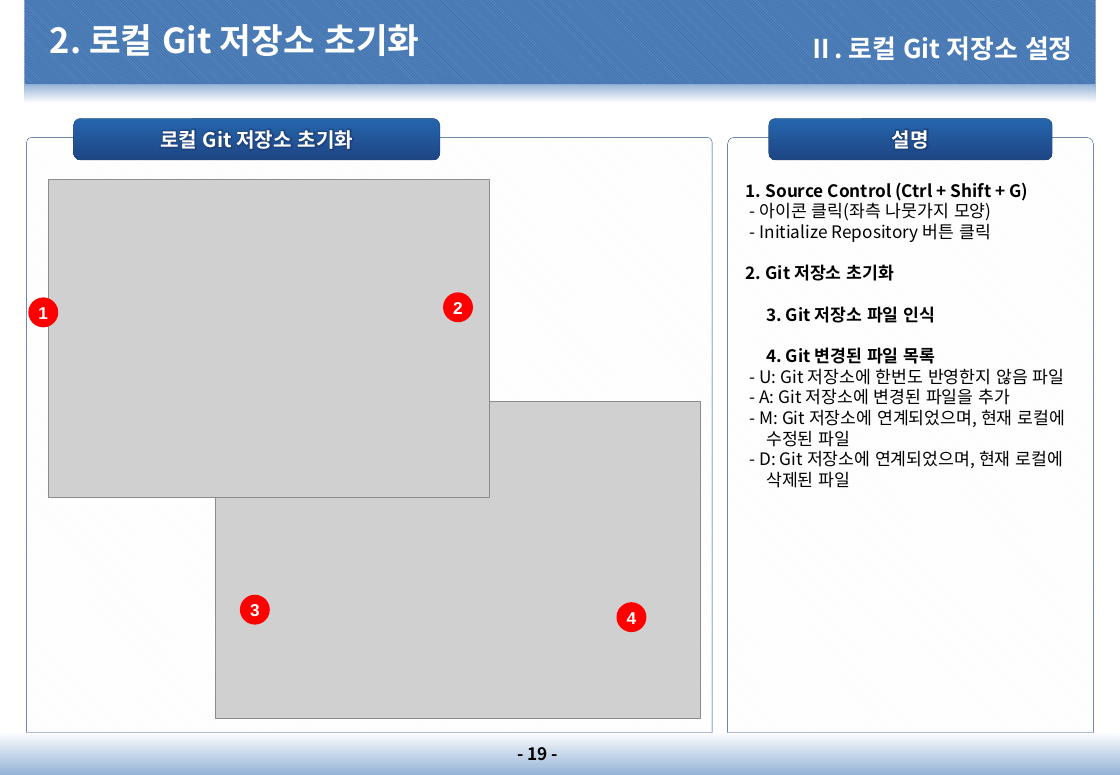
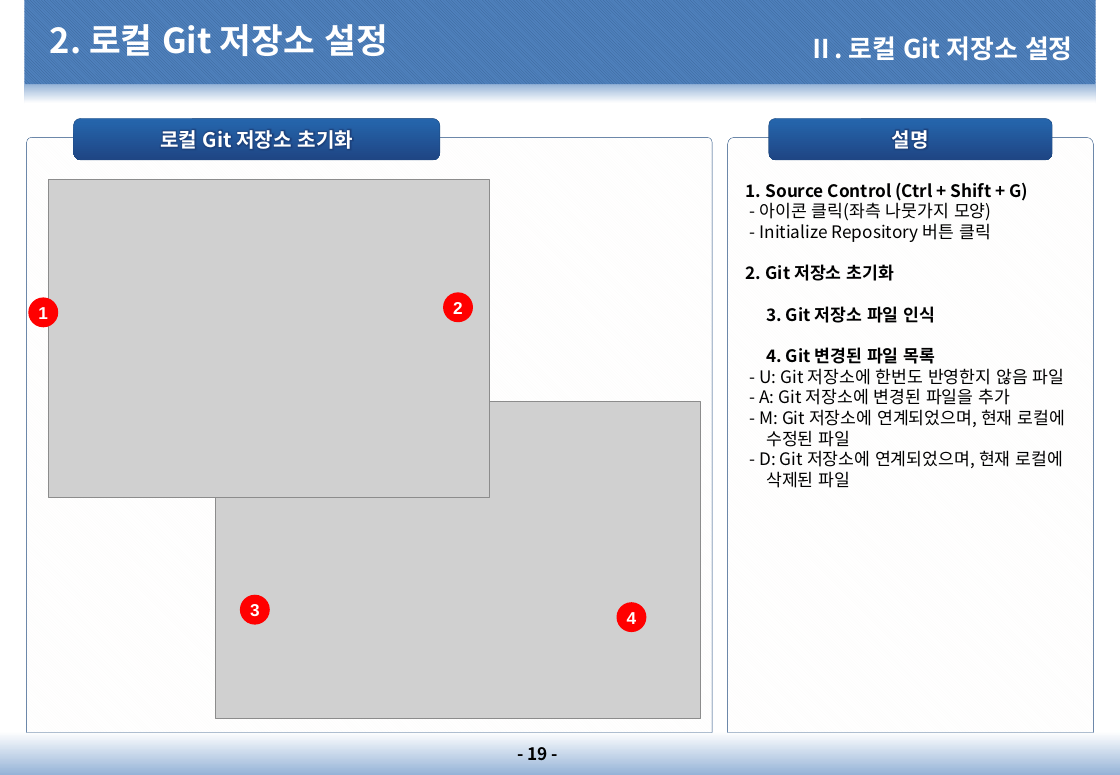
Before and after one commit to dims1111/ESM, a slide deck: slide 19 of document/10.프로젝트 관리(PM)/PM-1200.소프트웨어/PM-1210.GitHub 설명서/PM-1210.GitHub 설명서_20210201_v1.0.pptx. Drawn at 1120x775 pixels with LibreOffice and Linux fonts; fonts in the diff are those of the drawing; grey boxes stand for pictures; background and template pictures are left out. Boxes give left, top, right and bottom in pixels: in the first picture for what was removed or moved away, otherwise in the second. Text is boxed around its words. In the diff, an @@ line names an element or a change of style, - is before the commit and + after.

```diff
--- a/document/10.프로젝트 관리(PM)/PM-1200.소프트웨어/PM-1210.GitHub 설명서/PM-1210.GitHub 설명서_20210201_v1.0.pptx
+++ b/document/10.프로젝트 관리(PM)/PM-1200.소프트웨어/PM-1210.GitHub 설명서/PM-1210.GitHub 설명서_20210201_v1.0.pptx
@@ title at bbox=[50, 24, 388, 56]: text changed @@
-2. 로컬 Git 저장소 초기화
+2. 로컬 Git 저장소 설정
```
Also in this commit, not shown: 2 other slides changed, 5 slides added, 1 other file.
